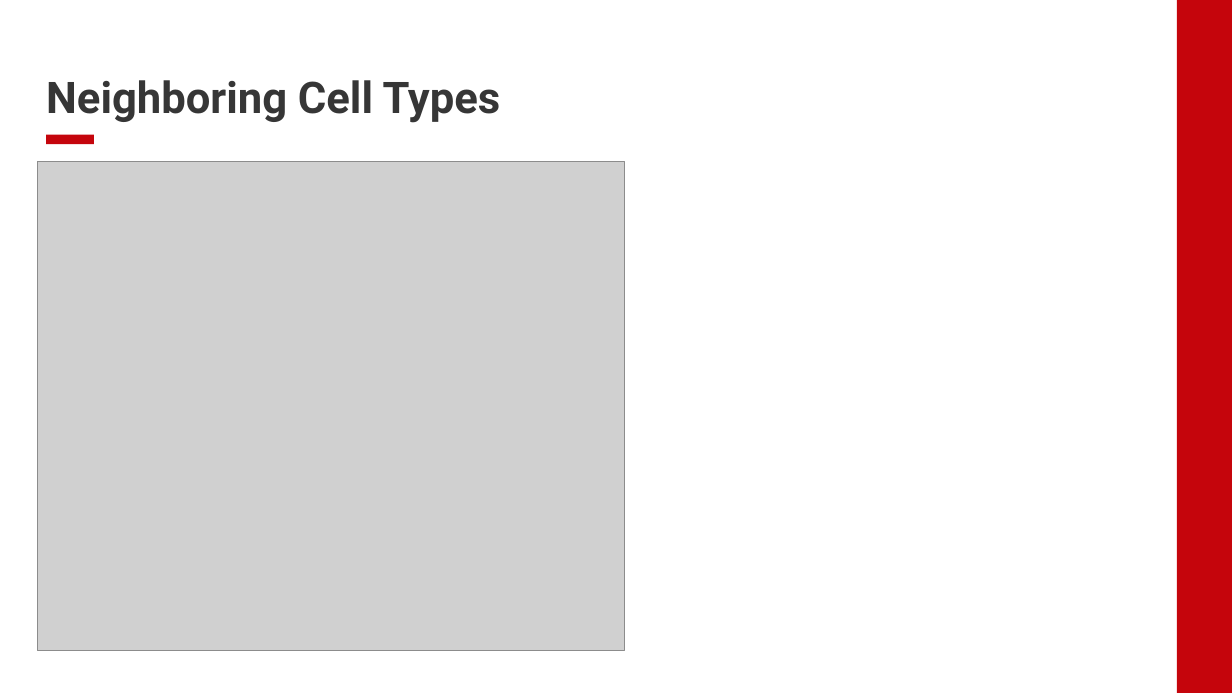
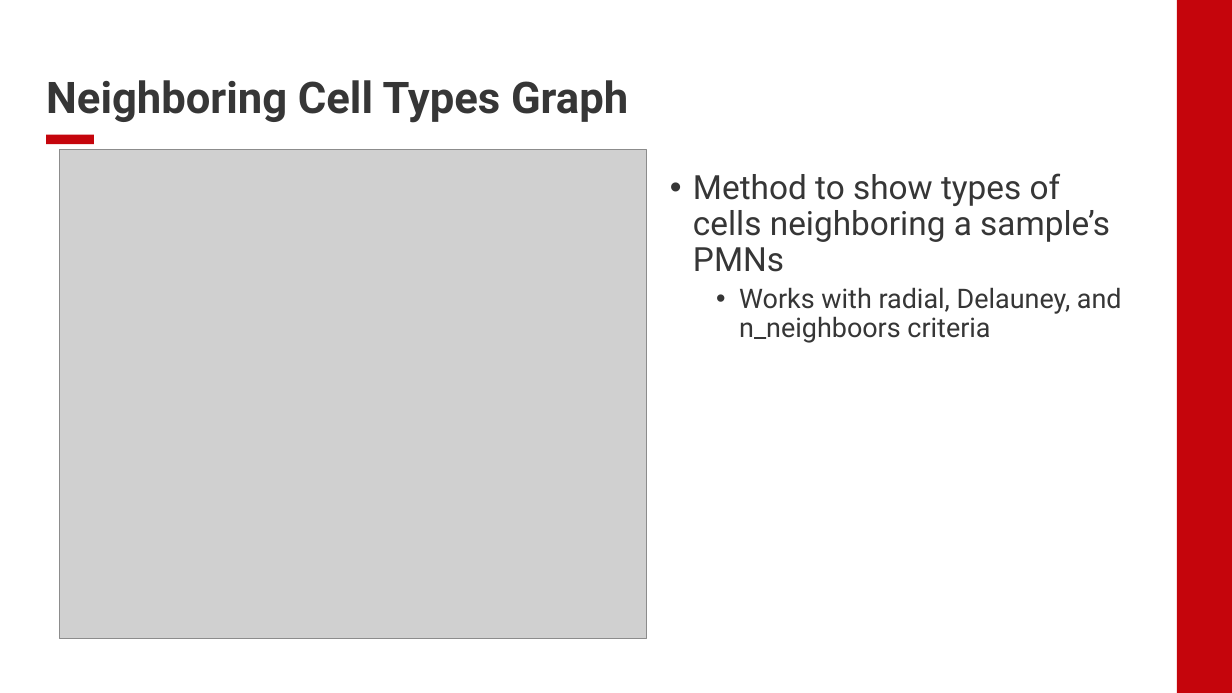
Before and after one commit to EDJohns/2025-Dinh-Lab-Research-Project, a slide deck: slide 7 of Shapiro 2025 Project/Weekly Updates/Week 4 Updates.pptx. Drawn at 1232x693 pixels with LibreOffice and Linux fonts; fonts in the diff are those of the drawing; grey boxes stand for pictures; background and template pictures are left out. Boxes give left, top, right and bottom in pixels: in the first picture for what was removed or moved away, otherwise in the second. Text is boxed around its words. In the diff, an @@ line names an element or a change of style, - is before the commit and + after.

```diff
--- a/Shapiro 2025 Project/Weekly Updates/Week 4 Updates.pptx
+++ b/Shapiro 2025 Project/Weekly Updates/Week 4 Updates.pptx
@@ title at [46, 80, 628, 123]: text changed @@
-Neighboring Cell Types
+Neighboring Cell Types Graph
@@ picture: place and size @@
-picture at [37, 162, 625, 652]
+picture at [59, 150, 647, 640]
@@ text added at [693, 173, 1122, 343], 26 pt, text #363636 @@
+• Method to show types of cells neighboring a sample’s PMNs
+  • Works with radial, Delauney, and n_neighboors criteria
```
Also in this commit, not shown: 9 slides added, 6 other files.
